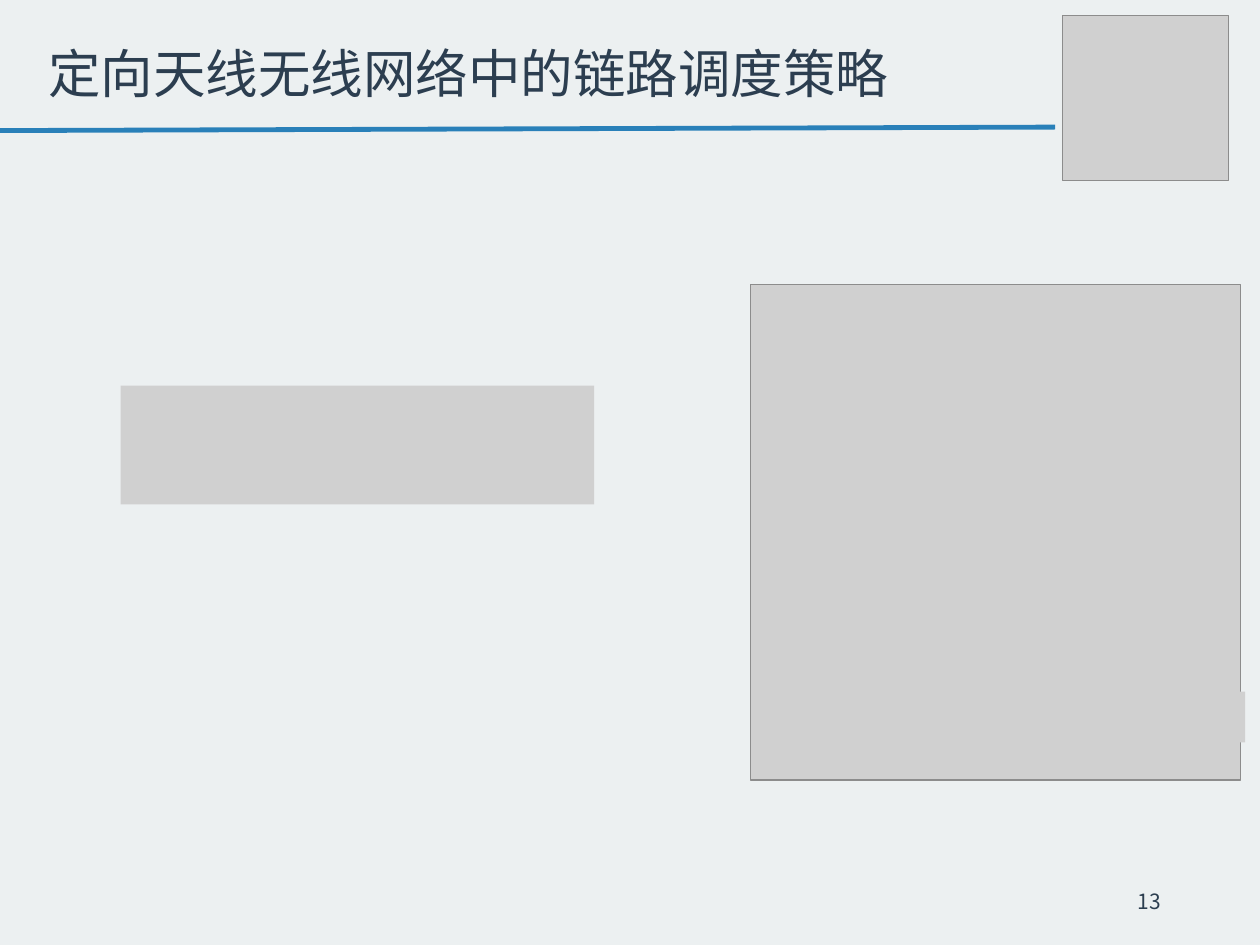
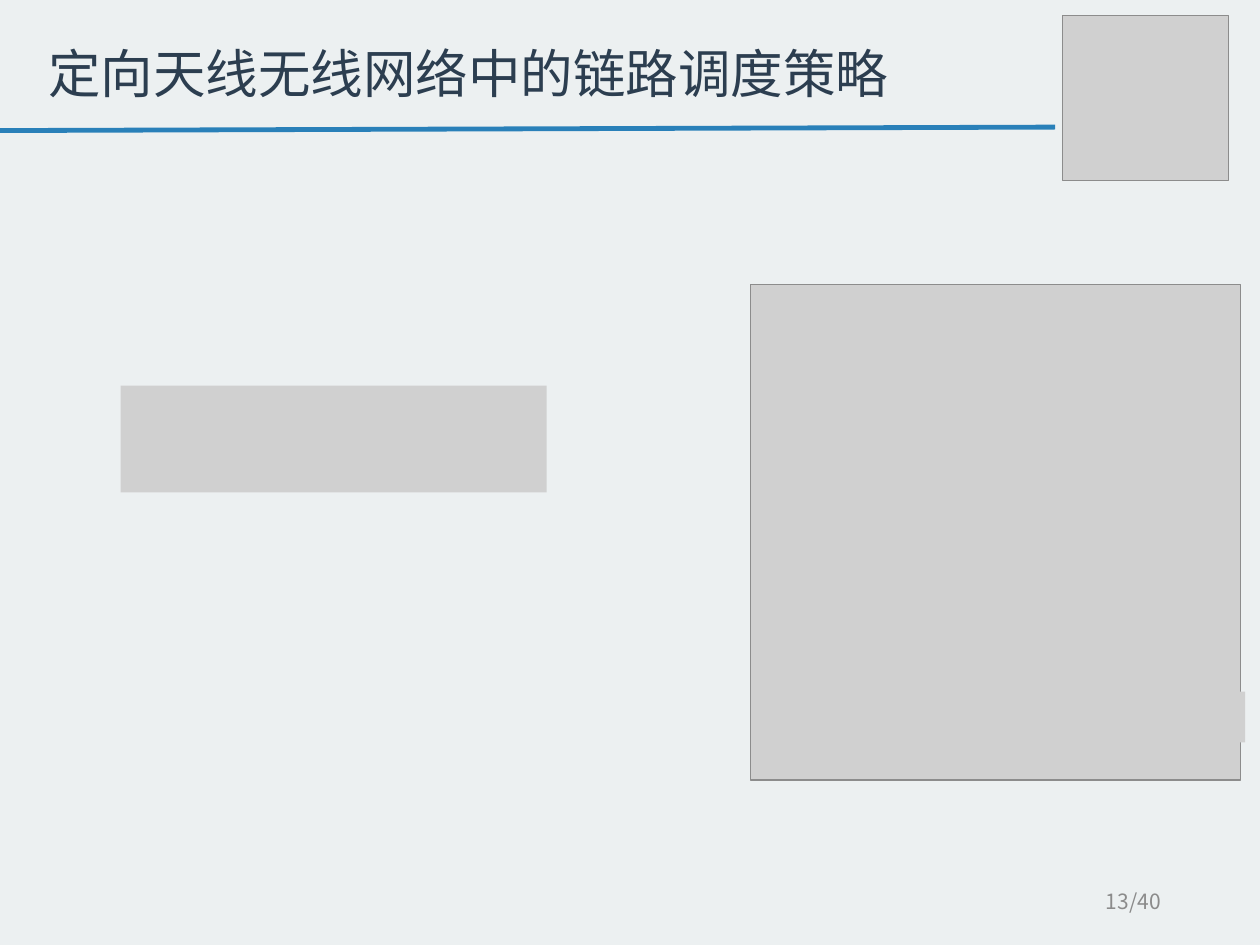
Before and after one commit to tangzhaoshu/playground, a slide deck: slide 13 of ResearchWork/毕业答辩--唐兆树.pptx. Drawn at 1260x945 pixels with LibreOffice and Linux fonts; fonts in the diff are those of the drawing; grey boxes stand for pictures; background and template pictures are left out. Boxes give left, top, right and bottom in pixels: in the first picture for what was removed or moved away, otherwise in the second. Text is boxed around its words. In the diff, an @@ line names an element or a change of style, - is before the commit and + after.

```diff
--- a/ResearchWork/毕业答辩--唐兆树.pptx
+++ b/ResearchWork/毕业答辩--唐兆树.pptx
@@ picture: place and size @@
-picture at bbox=[121, 386, 595, 504]
+picture at bbox=[121, 386, 547, 493]
@@ text at bbox=[1106, 892, 1161, 913]: text changed; text colour #2C3E50 to #8C8C8C @@
-13
+13/40
```
Also in this commit, not shown: 23 other slides changed, 1 slide added, 18 other files.
